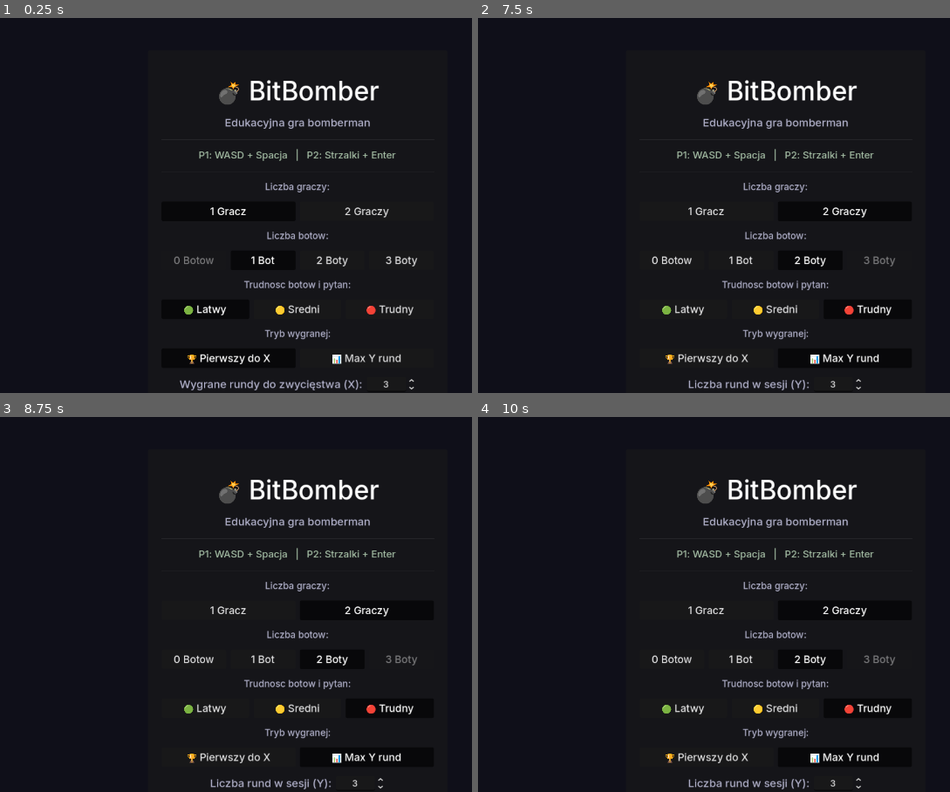
Above: before the commit, frames 1-4 (two rows, left to right).
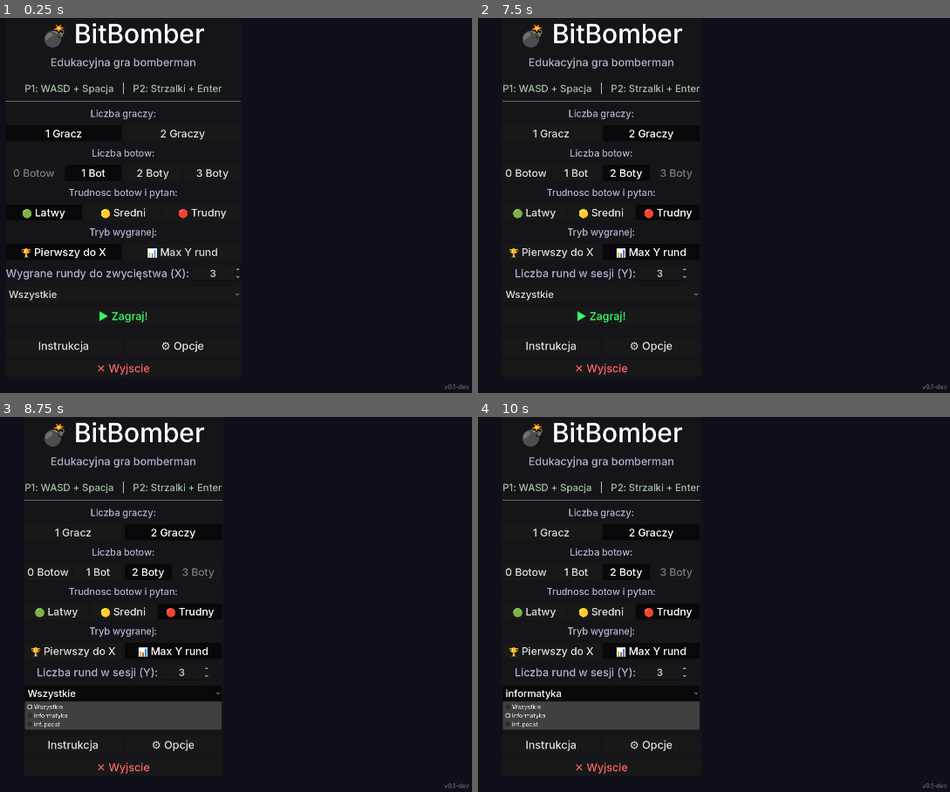
Above: after the commit, the same moments.

Repository: DaVideX12324/BitBomber
Game: Godot game, scene res://scenes/game.tscn
The game is run twice, just before and just after one commit, with the same random seed, the same clock (stepped at 60 frames per second) and the same inputs.
Inputs (mouse positions are in pixels of both pictures, inside the frame that each line leads up to):
- Up to frame 1 (0.25 s): no input
- Up to frame 2 (7.5 s): click "1 Gracz" at 0.5 s; click "2 Graczy" at 1.25 s; click "0 Botow" at 2 s; click "1 Bot" at 2.75 s; click "2 Boty" at 3.5 s; click "🟢 Latwy" at 4.25 s; click "🟡 Sredni" at 5 s; click "🔴 Trudny" at 5.75 s; click "🏆 Pierwszy do X" at 6.5 s; click "📊 Max Y rund" at 7.25 s
- Up to frame 3 (8.75 s): click (122, 694) at 8 s, where only the run after the commit has a clickable "Wszystkie"
- Up to frame 4 (10 s): click (600, 717) at 8.75 s, where only the run after the commit has a clickable "▶ Zagraj!"; click (600, 694) at 9.5 s, where only the run after the commit has a clickable "informatyka"

The runs differ from the first frame. In frame 1, 8.5% of the frame differs, in the area x 1-100%, y 1-100%; in frame 2, 8.2%; in frame 3, 11%; in frame 4, 11%, in the area x 5-100%, y 1-100%.

Commit message:
Revert "refactor(ui): scale via CanvasLayer.scale instead of per-node font overrides"
This reverts commit cd38547a855f7ac6561987d9784536e3d932c48e.

Diff:
--- a/autoloads/ui_scale_manager.gd
+++ b/autoloads/ui_scale_manager.gd
@@ -1,18 +1,23 @@
 extends Node
 ## Autoload: UIScaleManager
 ##
-## Skaluje całe warstwy UI przez CanvasLayer.scale.
-## Dzięki temu skalowane są WSZYSTKIE elementy (czcionki, przyciski,
-## panele, marginesy, ikony) — bez żadnych ręcznych override’ów.
+## Zarządza trybem skalowania UI.
+## Przy pierwszym uruchomieniu automatycznie dobiera tryb do rozdzielczości
+## monitora. Gracz może później zmienić tryb ręcznie w opcjach.
 ##
 ## Tryby:
-##   SMALL  — 0.75×  (< 1280px)
-##   NORMAL — 1.0×   (1280–1919px, baza FHD)
+##   SMALL  — 0.75×  (< 1280px szerokości)
+##   NORMAL — 1.0×   (1280–1919px, baza FHD 1080p)
 ##   LARGE  — 1.5×   (1920–2559px)
-##   XLARGE — 2.0×   (≥ 2560px, 4K)
+##   XLARGE — 2.0×   (≥ 2560px, 4K / QHD)
 ##
-## Użycie w skrypcie UI (jedyna potrzebna linia w _ready):
-##   UIScaleManager.apply_to_layer(self)
+## Użycie w skrypcie UI:
+##   func _ready():
+##       UIScaleManager.scale_changed.connect(_on_scale_changed)
+##       _on_scale_changed(UIScaleManager.scale_factor)
+##
+##   func _on_scale_changed(s: float) -> void:
+##       $Label.add_theme_font_size_override("font_size", UIScaleManager.px(32))
 
 enum ScaleMode { SMALL, NORMAL, LARGE, XLARGE }
 
@@ -32,33 +37,22 @@
 
 const SAVE_KEY := "ui_scale_mode"
 
+## Aktualny tryb skalowania
 var current_mode : ScaleMode = ScaleMode.NORMAL :
 	set(value):
 		current_mode = value
 		scale_factor = SCALE_VALUES[value]
-		_apply_to_all_layers()
 		scale_changed.emit(scale_factor)
 
+## Aktualny współczynnik (tylko do odczytu z zewnątrz)
 var scale_factor : float = 1.0
 
+## Emitowany przy każdej zmianie trybu
 signal scale_changed(new_scale: float)
-
-# Wszystkie zarejestrowane warstwy UI
-var _layers : Array[CanvasLayer] = []
 
 
 func _ready() -> void:
 	_load_saved()
-
-
-## Rejestruje CanvasLayer i natychmiast aplikuje aktualne skalowanie.
-## Wywołaj w _ready() każdego skryptu UI: UIScaleManager.apply_to_layer(self)
-func apply_to_layer(layer: CanvasLayer) -> void:
-	if not _layers.has(layer):
-		_layers.append(layer)
-		# Sprzątanie po usunięciu węzła
-		layer.tree_exited.connect(func(): _layers.erase(layer))
-	_set_layer_scale(layer)
 
 
 ## Ustawia tryb ręcznie i zapisuje wybór gracza.
@@ -77,18 +71,9 @@
 	]
 
 
-# ---------------------------------------------------------------------------
-# Internals
-# ---------------------------------------------------------------------------
-
-func _apply_to_all_layers() -> void:
-	for layer in _layers:
-		if is_instance_valid(layer):
-			_set_layer_scale(layer)
-
-
-func _set_layer_scale(layer: CanvasLayer) -> void:
-	layer.scale = Vector2(scale_factor, scale_factor)
+## Przelicza wartość pikselową z bazy 1080p na aktualny tryb skalowania.
+func px(base_pixels: float) -> int:
+	return roundi(base_pixels * scale_factor)
 
 
 # ---------------------------------------------------------------------------
@@ -108,9 +93,12 @@
 		if saved >= 0 and saved <= ScaleMode.XLARGE:
 			current_mode = saved as ScaleMode
 			return
+	# Brak zapisu — dobierz tryb automatycznie
 	current_mode = _detect_mode()
 
 
+## Wykrywa tryb na podstawie szerokości aktualnego ekranu.
+## Używa monitora głównego (primary screen).
 func _detect_mode() -> ScaleMode:
 	var w : int = DisplayServer.screen_get_size(
 			DisplayServer.get_primary_screen()).x
--- a/scripts/main_menu.gd
+++ b/scripts/main_menu.gd
@@ -30,6 +30,17 @@
 @onready var _quiz_opt       : OptionButton  = $"Center/Panel/VBox/QuizOpt"
 @onready var _start_btn      : Button        = $"Center/Panel/VBox/BtnStart"
 @onready var _options_menu                   = $OptionsMenu
+# Węzły potrzebne do skalowania czcionek
+@onready var _title_label    : Label  = $"Center/Panel/VBox/Title"
+@onready var _subtitle_label : Label  = $"Center/Panel/VBox/Subtitle"
+@onready var _controls_label : Label  = $"Center/Panel/VBox/Controls"
+@onready var _players_label  : Label  = $"Center/Panel/VBox/PlayersLabel"
+@onready var _bots_label     : Label  = $"Center/Panel/VBox/BotsLabel"
+@onready var _win_label      : Label  = $"Center/Panel/VBox/WinLabel"
+@onready var _btn_help       : Button = $"Center/Panel/VBox/HBoxMeta/BtnHelp"
+@onready var _btn_options    : Button = $"Center/Panel/VBox/HBoxMeta/BtnOptions"
+@onready var _btn_quit       : Button = $"Center/Panel/VBox/BtnQuit"
+@onready var _ver_label      : Label  = $"VerLabel"
 
 var _sel_players : int = 1
 var _sel_bots    : int = 1
@@ -69,7 +80,50 @@
 	_refresh_diff()
 	_refresh_win()
 	_build_help_overlay()
-	UIScaleManager.apply_to_layer(self)
+	UIScaleManager.scale_changed.connect(_on_scale_changed)
+	_on_scale_changed(UIScaleManager.scale_factor)
+
+
+# ---------------------------------------------------------------------------
+# Skalowanie czcionek
+# Wartości bazowe wprost z main_menu.tscn (tryb NORMAL = 1× / FHD)
+# ---------------------------------------------------------------------------
+
+func _on_scale_changed(_s: float) -> void:
+	_title_label.add_theme_font_size_override("font_size",    UIScaleManager.px(48))
+	_subtitle_label.add_theme_font_size_override("font_size", UIScaleManager.px(20))
+	_controls_label.add_theme_font_size_override("font_size", UIScaleManager.px(18))
+	_players_label.add_theme_font_size_override("font_size",  UIScaleManager.px(17))
+	_bots_label.add_theme_font_size_override("font_size",     UIScaleManager.px(17))
+	_diff_label.add_theme_font_size_override("font_size",     UIScaleManager.px(17))
+	_win_label.add_theme_font_size_override("font_size",      UIScaleManager.px(17))
+	_rounds_label.add_theme_font_size_override("font_size",   UIScaleManager.px(20))
+	_rounds_spin.get_line_edit().add_theme_font_size_override("font_size", UIScaleManager.px(18))
+	_quiz_opt.add_theme_font_size_override("font_size",       UIScaleManager.px(18))
+	_start_btn.add_theme_font_size_override("font_size",      UIScaleManager.px(20))
+	_btn_help.add_theme_font_size_override("font_size",       UIScaleManager.px(20))
+	_btn_options.add_theme_font_size_override("font_size",    UIScaleManager.px(20))
+	_btn_quit.add_theme_font_size_override("font_size",       UIScaleManager.px(20))
+	_ver_label.add_theme_font_size_override("font_size",      UIScaleManager.px(11))
+	var fs_btn := UIScaleManager.px(19)
+	for btn in _players_btns + _bots_btns + _diff_btns + _win_btns:
+		(btn as Button).add_theme_font_size_override("font_size", fs_btn)
+	if _help_overlay:
+		_rescale_help_overlay()
+
+
+## Skaluje czcionki w panelu instrukcji (budowanym dynamicznie).
+func _rescale_help_overlay() -> void:
+	var panel     := _help_overlay.get_child(0) as PanelContainer
+	var margin    := panel.get_child(0)          as MarginContainer
+	var vbox      := margin.get_child(0)         as VBoxContainer
+	var title     := vbox.get_child(0)           as Label
+	var scroll    := vbox.get_child(2)           as ScrollContainer
+	var content   := scroll.get_child(0)         as RichTextLabel
+	var btn_close := vbox.get_child(4)           as Button
+	title.add_theme_font_size_override("font_size",          UIScaleManager.px(22))
+	content.add_theme_font_size_override("normal_font_size", UIScaleManager.px(15))
+	btn_close.add_theme_font_size_override("font_size",      UIScaleManager.px(16))
 
 
 # ---------------------------------------------------------------------------
@@ -171,7 +225,6 @@
 	margin.add_child(vbox)
 	var title := Label.new()
 	title.text = "💣  Jak grać w BitBomber?"
-	title.add_theme_font_size_override("font_size", 22)
 	title.horizontal_alignment = HORIZONTAL_ALIGNMENT_CENTER
 	vbox.add_child(title)
 	vbox.add_child(HSeparator.new())
@@ -182,7 +235,6 @@
 	content.bbcode_enabled = true
 	content.fit_content = true
 	content.size_flags_horizontal = Control.SIZE_EXPAND_FILL
-	content.add_theme_font_size_override("normal_font_size", 15)
 	content.text = """[b]Cel gry[/b]
 Wyeliminuj przeciwnik\u00f3w za pomoc\u0105 bomb! Ostatni \u017cywy gracz (lub ten z najwi\u0119ksz\u0105 liczb\u0105 wygranych rund) zdobywa zwyci\u0119stwo.
 
@@ -217,6 +269,8 @@
 	btn_close.text = "Zamknij  [ESC]"
 	btn_close.pressed.connect(_hide_help)
 	vbox.add_child(btn_close)
+	# zastosuj bieżące skalowanie do nowo zbudowanego overlay
+	_rescale_help_overlay()
 
 
 func _input(event: InputEvent) -> void:
--- a/scripts/options_menu.gd
+++ b/scripts/options_menu.gd
@@ -16,6 +16,13 @@
 @onready var _lbl_countdown  : Label          = $ConfirmPopup/VBoxConfirm/LblCountdown
 @onready var _btn_confirm    : Button         = $ConfirmPopup/VBoxConfirm/HBoxConfirm/BtnConfirm
 @onready var _btn_revert     : Button         = $ConfirmPopup/VBoxConfirm/HBoxConfirm/BtnRevert
+
+# Węzły potrzebne do skalowania czcionek (bazy z options_menu.tscn)
+@onready var _title_label    : Label = $Panel/VBox/Title
+@onready var _mode_label     : Label = $Panel/VBox/ModeLabel
+@onready var _monitor_label  : Label = $Panel/VBox/MonitorLabel
+@onready var _res_label      : Label = $Panel/VBox/ResLabel
+@onready var _scale_label    : Label = $Panel/VBox/ScaleLabel
 
 const CONFIRM_TIMEOUT := 20.0
 
@@ -46,7 +53,8 @@
 	_monitor_option.item_selected.connect(_on_monitor_changed)
 	_populate_resolutions(_monitor_option.selected)
 	_populate_scale()
-	UIScaleManager.apply_to_layer(self)
+	UIScaleManager.scale_changed.connect(_on_scale_changed)
+	_on_scale_changed(UIScaleManager.scale_factor)
 
 
 func _process(delta: float) -> void:
@@ -71,6 +79,31 @@
 
 
 # ---------------------------------------------------------------------------
+# Skalowanie czcionek
+# Bazy z options_menu.tscn (tryb NORMAL = 1×)
+# ---------------------------------------------------------------------------
+
+func _on_scale_changed(_s: float) -> void:
+	_title_label.add_theme_font_size_override("font_size",   UIScaleManager.px(26))
+	_mode_label.add_theme_font_size_override("font_size",    UIScaleManager.px(16))
+	_monitor_label.add_theme_font_size_override("font_size", UIScaleManager.px(16))
+	_res_label.add_theme_font_size_override("font_size",     UIScaleManager.px(16))
+	_res_note.add_theme_font_size_override("font_size",      UIScaleManager.px(12))
+	_scale_label.add_theme_font_size_override("font_size",   UIScaleManager.px(16))
+	_monitor_option.add_theme_font_size_override("font_size", UIScaleManager.px(16))
+	_res_option.add_theme_font_size_override("font_size",    UIScaleManager.px(16))
+	_scale_option.add_theme_font_size_override("font_size",  UIScaleManager.px(16))
+	_btn_apply.add_theme_font_size_override("font_size",     UIScaleManager.px(17))
+	_btn_close.add_theme_font_size_override("font_size",     UIScaleManager.px(17))
+	var fs_mode := UIScaleManager.px(15)
+	for btn in _mode_btns:
+		(btn as Button).add_theme_font_size_override("font_size", fs_mode)
+	_lbl_countdown.add_theme_font_size_override("font_size",  UIScaleManager.px(22))
+	_btn_confirm.add_theme_font_size_override("font_size",    UIScaleManager.px(16))
+	_btn_revert.add_theme_font_size_override("font_size",     UIScaleManager.px(16))
+
+
+# ---------------------------------------------------------------------------
 # Otwieranie / zamykanie
 # ---------------------------------------------------------------------------
 
@@ -143,6 +176,7 @@
 	SettingsManager.monitor_idx = screen
 	_resolutions = SettingsManager.get_available_resolutions()
 	SettingsManager.monitor_idx = saved_idx
+
 	_res_option.clear()
 	var screen_size := DisplayServer.screen_get_size(screen)
 	for r in _resolutions:
@@ -190,6 +224,7 @@
 	_prev_mode    = SettingsManager.window_mode_idx
 	_prev_res     = SettingsManager.resolution
 	_prev_monitor = SettingsManager.monitor_idx
+
 	var res_idx := _res_option.selected
 	var res := SettingsManager.resolution
 	if res_idx >= 0 and res_idx < _resolutions.size():
